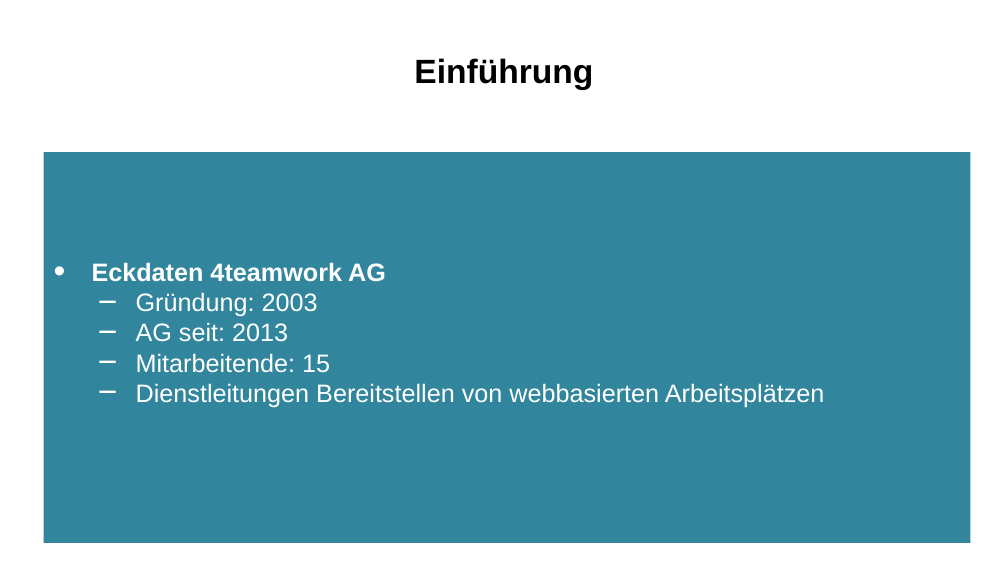
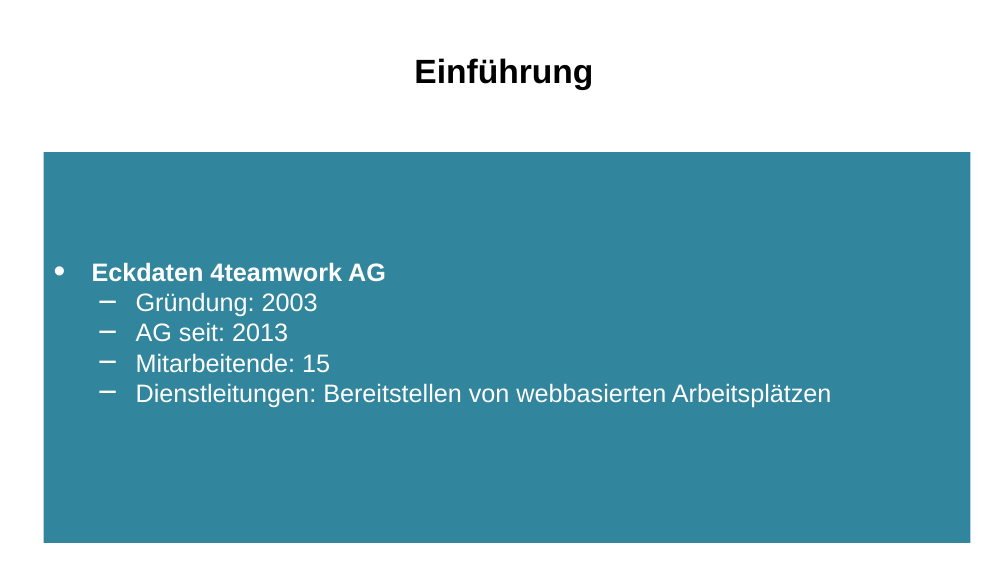
Before and after one commit to 4teamwork/IPA_michel.weingart, a slide deck: slide 3 of Dokumente/präsentation/Vortrag.pptx. Drawn at 1008x567 pixels with LibreOffice and Linux fonts; fonts in the diff are those of the drawing. Boxes give left, top, right and bottom in pixels: in the first picture for what was removed or moved away, otherwise in the second. Text is boxed around its words. In the diff, an @@ line names an element or a change of style, - is before the commit and + after.

```diff
--- a/Dokumente/präsentation/Vortrag.pptx
+++ b/Dokumente/präsentation/Vortrag.pptx
@@ text at (x1=136, y1=383, x2=832, y2=408): text changed @@
-  − Dienstleitungen Bereitstellen von webbasierten Arbeitsplätzen
+  − Dienstleitungen: Bereitstellen von webbasierten Arbeitsplätzen
```
Also in this commit, not shown: 5 other slides changed, 3 other files.
